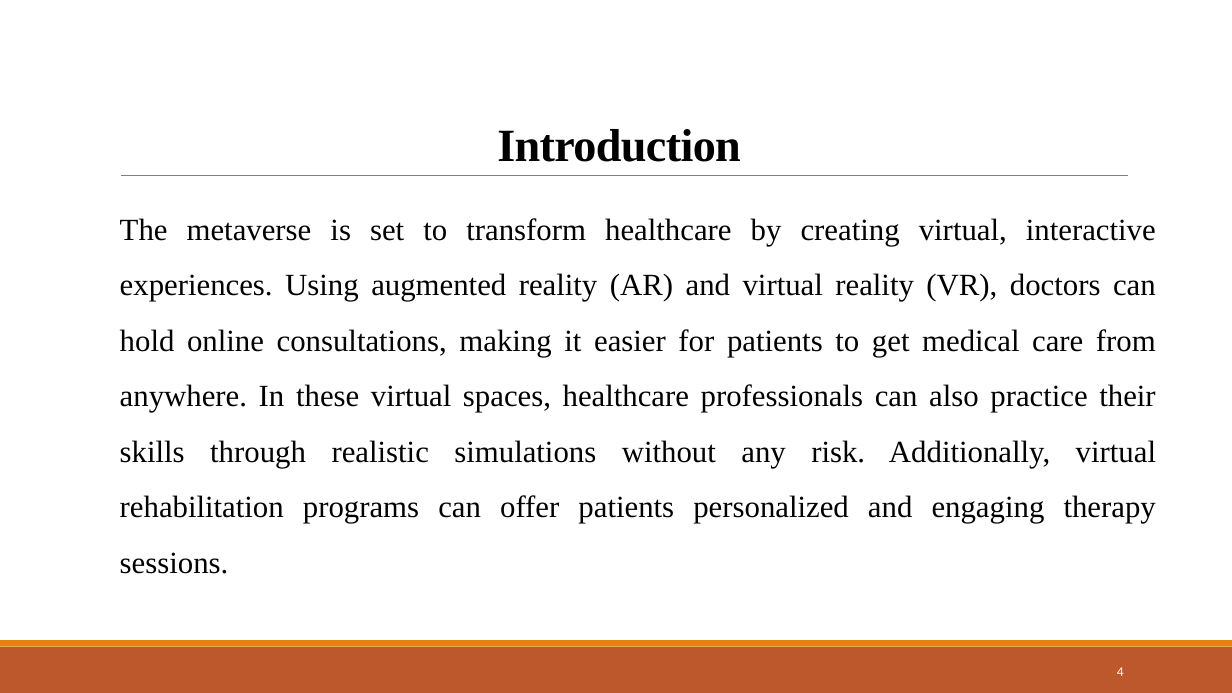
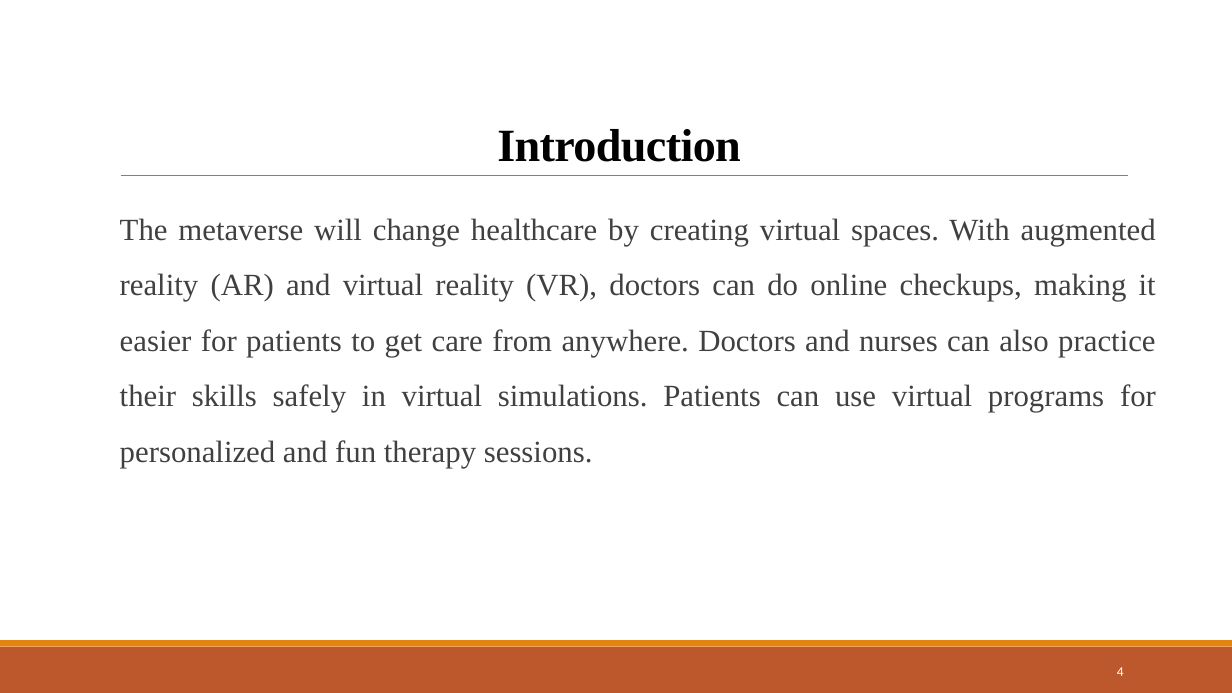
Before and after one commit to Devjethva1111/Metaverse-in-Healthcare, a slide deck: slide 4 of Seminar PPT/23MDS003 - Seminar.pptx. Drawn at 1232x693 pixels with LibreOffice and Linux fonts; fonts in the diff are those of the drawing. Boxes give left, top, right and bottom in pixels: in the first picture for what was removed or moved away, otherwise in the second. Text is boxed around its words. In the diff, an @@ line names an element or a change of style, - is before the commit and + after.

```diff
--- a/Seminar PPT/23MDS003 - Seminar.pptx
+++ b/Seminar PPT/23MDS003 - Seminar.pptx
@@ text at (120, 218, 1156, 468): text changed; text colour #000000 to #404040 @@
-The metaverse is set to transform healthcare by creating virtual, interactive experiences. Using augmented reality (AR) and virtual reality (VR), doctors can hold online consultations, making it easier for patients to get medical care from anywhere. In these virtual spaces, healthcare professionals can also practice their skills through realistic simulations without any risk. Additionally, virtual rehabilitation programs can offer patients personalized and engaging therapy sessions.
+The metaverse will change healthcare by creating virtual spaces. With augmented reality (AR) and virtual reality (VR), doctors can do online checkups, making it easier for patients to get care from anywhere. Doctors and nurses can also practice their skills safely in virtual simulations. Patients can use virtual programs for personalized and fun therapy sessions.
```
Also in this commit, not shown: 12 other slides changed, 6 slides added, 3 other files.
